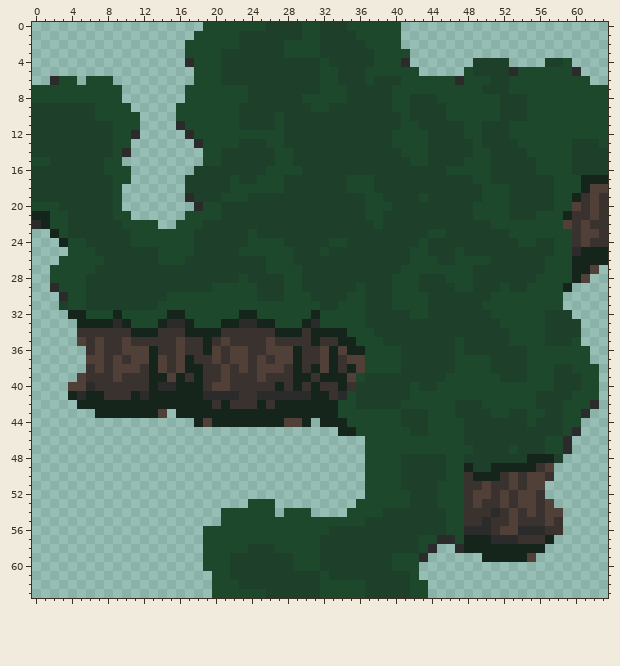
File history of a pixel-art sprite, examples/originals/tiles/trees-source.png. Above is the file before it was changed.
The file is 64x64 pixels. Colours within 5 levels of each other are drawn and written as one.
After the commit:
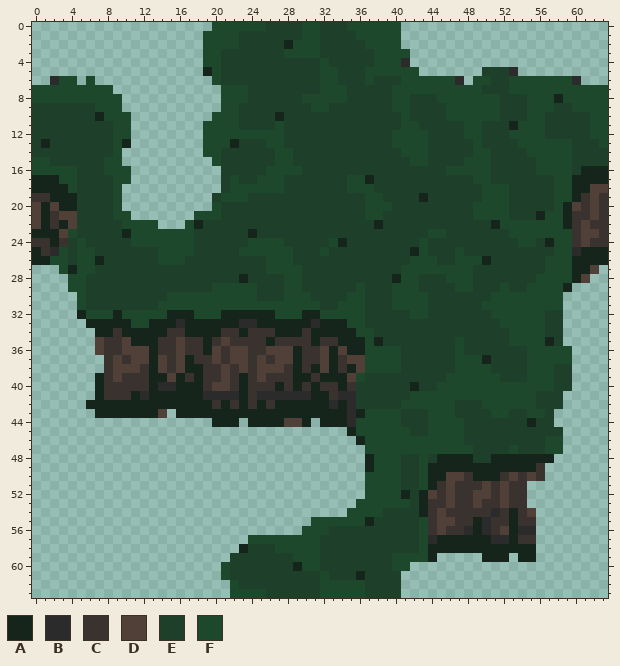
Palette (. is transparent): A #15251c  B #2c2b2b  C #39322f  D #514038  E #1e402a  F #1e482c
Change:
y 0: x 19 F -> .
y 1: x 18 F -> .
y 2: x 17..18 FF -> ..; x 28 F -> A
y 3: x 17..18 FF -> ..
y 4: x 17..18 BF -> ..; x 49..52 EEEE -> ....; x 57..59 EEF -> ...
y 5: x 18..19 FF -> .A; x 48..49 FE -> ..; x 54..60 FFFFFFB -> .......
y 6: x 7..8 FF -> ..; x 18..19 FF -> ..; x 48 F -> .; x 60..61 FF -> B.
y 7: x 9 F -> .; x 17..20 FFFF -> ....
y 8: x 17..20 FFFF -> ....; x 58 F -> A
y 9: x 10 F -> .; x 16..20 FFFFF -> .....; x 58..59 FF -> EE
y 10: x 7 F -> A; x 11 F -> .; x 16..19 FFFF -> ....; x 27 F -> A; x 57..61 FFFFF -> EEEEE
y 11: x 11 F -> .; x 16..18 BFF -> ...; x 53 F -> A; x 57..61 FFFFF -> EEEEE
y 12: x 11 B -> .; x 17..18 BF -> ..; x 57..61 FFFFF -> EEEEE
y 13: x 1 E -> A; x 10 F -> A; x 18 B -> .; x 22 F -> A
y 14: x 10 B -> .
y 15: x 19 F -> .
y 16: x 0..4 EEEEE -> FFFFF; x 18..20 EEE -> ...; x 61..63 EEE -> AAA
y 17: x 0..4 EEEEE -> AAAFF; x 17..20 EEEE -> ....; x 37 F -> A; x 60 F -> A
y 18: x 0..4 EEEEE -> AAAAF; x 17..20 EEEE -> ....; x 60 F -> A
y 19: x 0..4 EEEEE -> CCAAA; x 17..19 BEE -> ...; x 43 F -> A
y 20: x 0..4 FFFEE -> DADAA; x 18..19 BF -> ..; x 59 F -> A
y 21: x 0 A -> D; x 2..4 FFE -> CDD; x 17 F -> .; x 56 F -> A
y 22: x 0 B -> D; x 2..4 FFE -> CAD; x 16 F -> .; x 18 F -> A; x 38 F -> A; x 51 F -> A; x 59 D -> A
y 23: x 0..1 .. -> AA; x 3..4 FE -> DF; x 10 E -> A; x 24 F -> A
y 24: x 0..4 ...AF -> CCACE; x 34 F -> A; x 57 E -> A
y 25: x 0..4 ....F -> ACBFE; x 42 F -> A
y 26: x 0..2 ... -> AAF; x 4 F -> E; x 7 F -> A; x 50 F -> A
y 27: x 2 F -> .; x 4 F -> A
y 28: x 2..3 FF -> ..; x 23 F -> A; x 40 F -> A
y 29: x 2..3 BF -> ..
y 30: x 3..4 BF -> ..
y 31: x 3..4 EF -> ..
y 32: x 4 A -> .; x 17 F -> A; x 21..22 FF -> AA; x 25..26 FF -> AA; x 30 F -> A; x 59 E -> .
y 33: x 5 A -> .; x 9 B -> A; x 13 F -> A; x 15 B -> A; x 18..20 FFF -> AAA; x 27..29 FFF -> AAA; x 32..34 FFF -> AAA; x 59..60 EE -> ..
y 34: x 5..8 CCCC -> ..AA; x 10 C -> A; x 14 C -> A; x 23 C -> A; x 35 F -> A; x 59..60 EE -> ..
y 35: x 5..6 DC -> ..; x 11..13 CCC -> AAA; x 26 D -> A; x 36 F -> A; x 38 F -> A; x 57 E -> A; x 59..60 EF -> ..
y 36: x 6 C -> .; x 60..61 FF -> ..
y 37: x 6..7 DD -> ..; x 50 F -> A; x 60..61 FF -> ..
y 38: x 6..7 CD -> ..; x 60..62 FFF -> ...
y 39: x 5..7 DCC -> ..A; x 23 C -> A; x 60..62 EFF -> ...
y 40: x 4..7 DDBC -> ...A; x 23 C -> A; x 42 F -> A; x 60..62 EFF -> ...
y 41: x 4..6 ABA -> ...; x 23 C -> A; x 35 F -> B; x 59..62 EFFF -> ....
y 42: x 5 A -> .; x 23 C -> A; x 33..35 AFF -> BAB; x 59..62 FFFB -> ....
y 43: x 34..36 FFF -> ABA; x 58..61 EFFB -> ....
y 44: x 18..19 AD -> ..; x 23 A -> .; x 35 F -> B; x 55 F -> A; x 58..60 EFF -> ...
y 45: x 34 A -> .; x 59..60 FB -> ..
y 46: x 36 . -> A; x 59 B -> .
y 47: x 59 B -> .
y 48: x 37 F -> A; x 43 E -> F; x 45..48 EFFE -> AAAA; x 51..54 EEEE -> AAAA; x 58 E -> .
y 49: x 37 F -> A; x 43..47 EEEFF -> FAAAA; x 49..50 EE -> AA; x 57 D -> .
y 50: x 43..47 EEEFF -> FAADD; x 56..57 DC -> C.
y 51: x 43..47 EEFFF -> FACDC; x 52..53 CD -> DC; x 55..56 DD -> ..
y 52: x 41 F -> A; x 43..47 EEFFF -> ADCDC; x 54..56 DDC -> C..
y 53: x 24..26 FFF -> ...; x 43..47 EEFFF -> ACCDC; x 54..57 DDCD -> C...
y 54: x 21..26 FFFFFF -> ......; x 28..30 FFF -> ...; x 43..47 EEEFF -> ACDCC; x 53 D -> A; x 56..58 CDD -> ...
y 55: x 21..30 FFFFFFFFFF -> ..........; x 37 E -> A; x 43..47 EEEFF -> FCDDC; x 49 C -> A; x 53 D -> A; x 56..58 CDC -> ...
y 56: x 19..29 FFFFFFFFFFF -> ...........; x 43..47 EEEFF -> FCDCC; x 49 B -> A; x 53 D -> A; x 56..58 BCC -> ...
y 57: x 19..23 FFFFF -> .....; x 44..47 FBBF -> BAAA; x 53 B -> A; x 56..57 CA -> ..
y 58: x 19..23 FFFFF -> ....A; x 44..47 B..B -> AAAA; x 56 A -> .
y 59: x 19..21 FFF -> ...; x 43..44 B. -> FA; x 53 A -> .; x 55 D -> A
y 60: x 19..20 FF -> ..; x 29 F -> A; x 42 F -> .
y 61: x 20 F -> .; x 36 E -> A; x 41..42 EF -> ..
y 62..63: x 20..21 FF -> ..; x 41..43 EFF -> ...
Pixel boxes of the changes (left, top, right, bottom) in both pictures:
changed: (32, 22, 608, 598)
